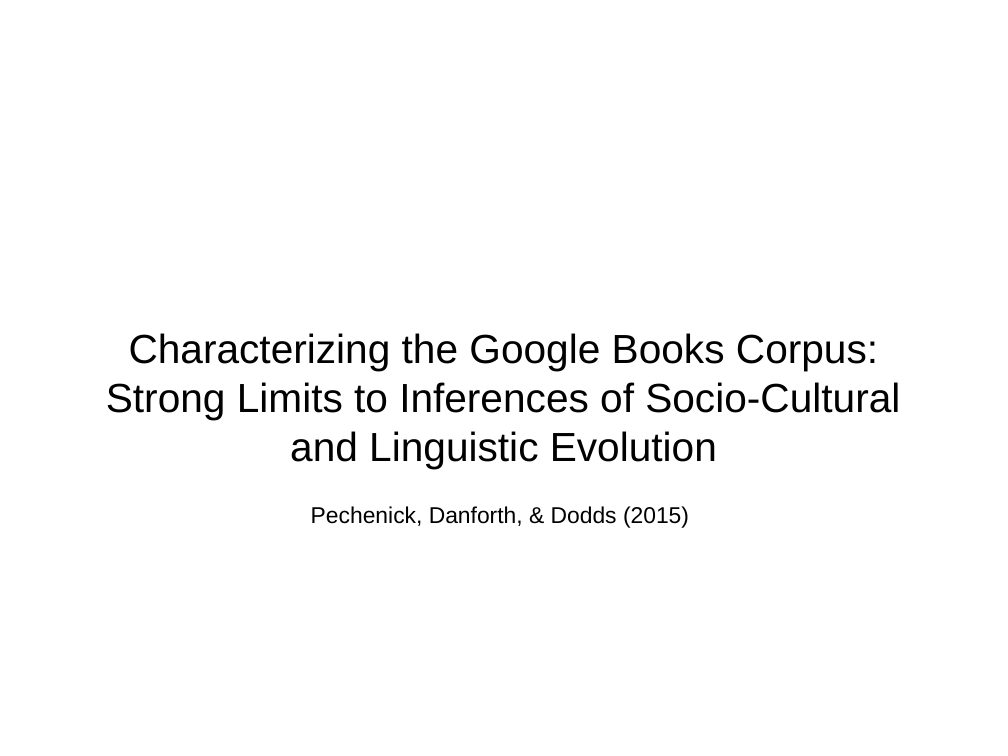
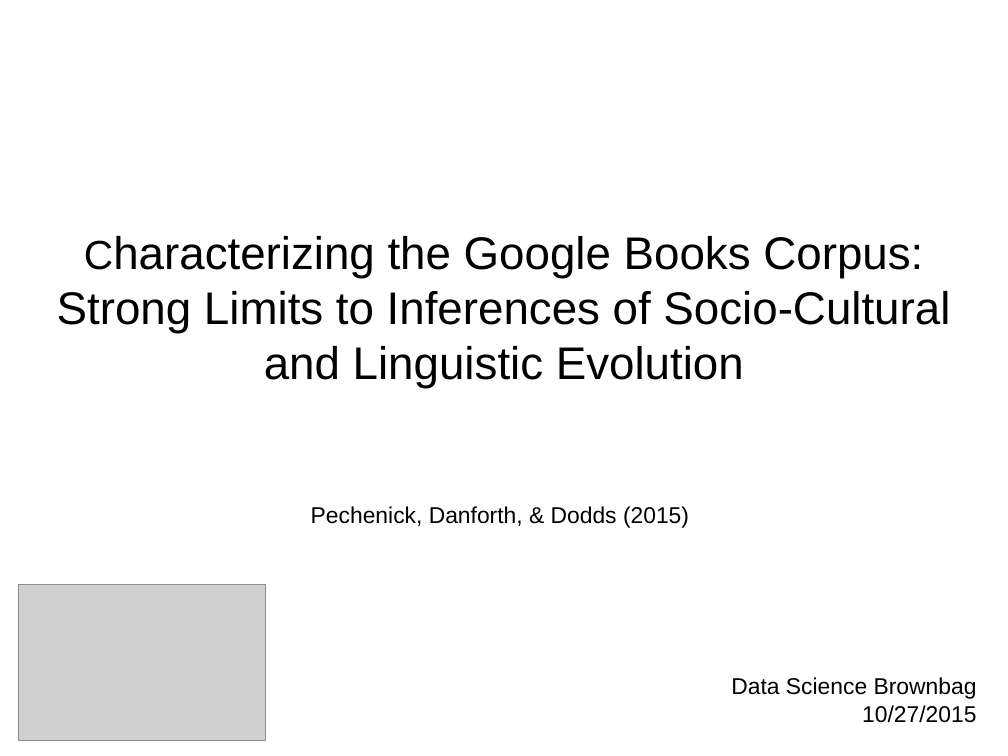
Before and after one commit to loudermilk/brownbag, a slide deck: slide 1 of decks/ngram.odp. Drawn at 1008x756 pixels with LibreOffice and Linux fonts; fonts in the diff are those of the drawing; grey boxes stand for pictures. Boxes give left, top, right and bottom in pixels: in the first picture for what was removed or moved away, otherwise in the second. Text is boxed around its words. In the diff, an @@ line names an element or a change of style, - is before the commit and + after.

```diff
--- a/decks/ngram.odp
+++ b/decks/ngram.odp
@@ subtitle "Characterizing the Google Books Corpus:": place and size @@
-subtitle "Characterizing the Google Books Corpus:" at box(106, 333, 900, 468)
+subtitle "Characterizing the Google Books Corpus:" at box(57, 236, 950, 388)
@@ subtitle "Characterizing the Google Books Corpus:" at box(57, 236, 950, 388): size 32 to 36 pt @@
@@ picture added at box(19, 584, 265, 740) @@
@@ text added at box(731, 677, 977, 723), 18 pt, text #000000 @@
+Data Science Brownbag
+10/27/2015
```
Also in this commit, not shown: 5 other slides changed, 1 slide added, 2 slides removed.
